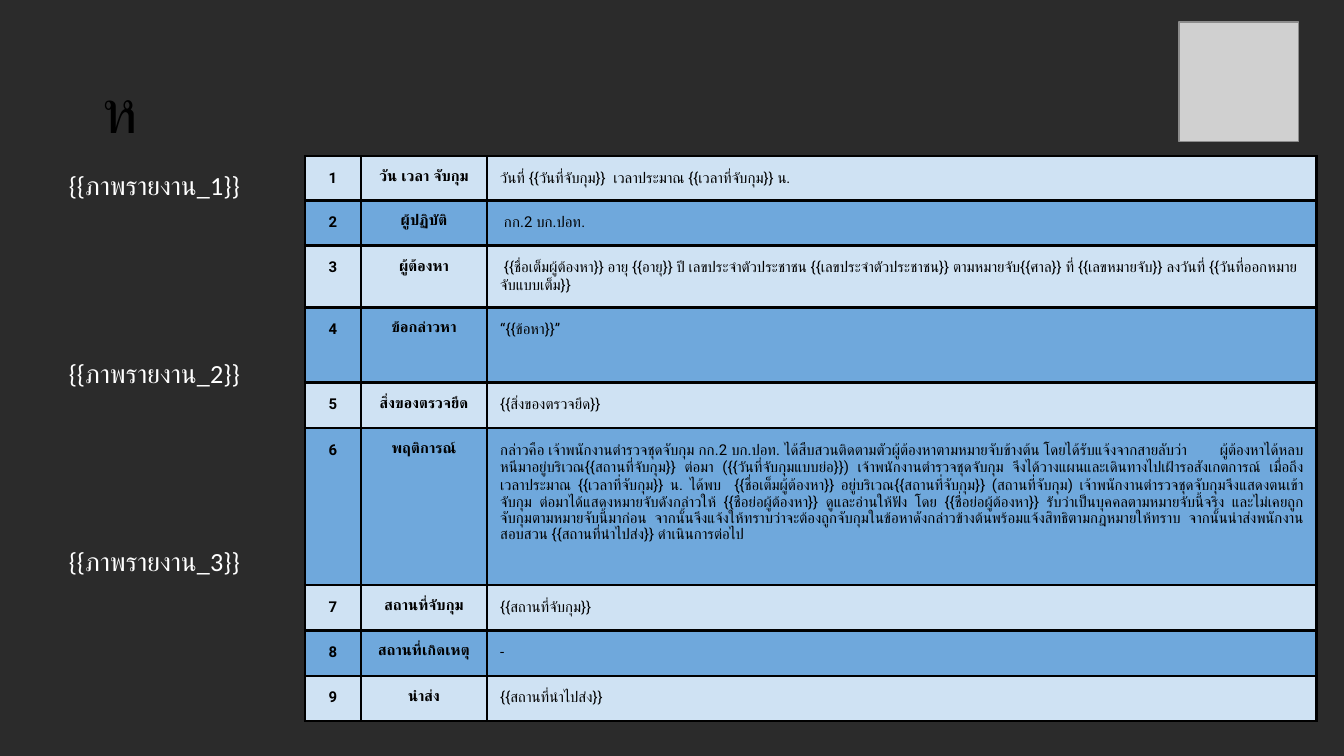
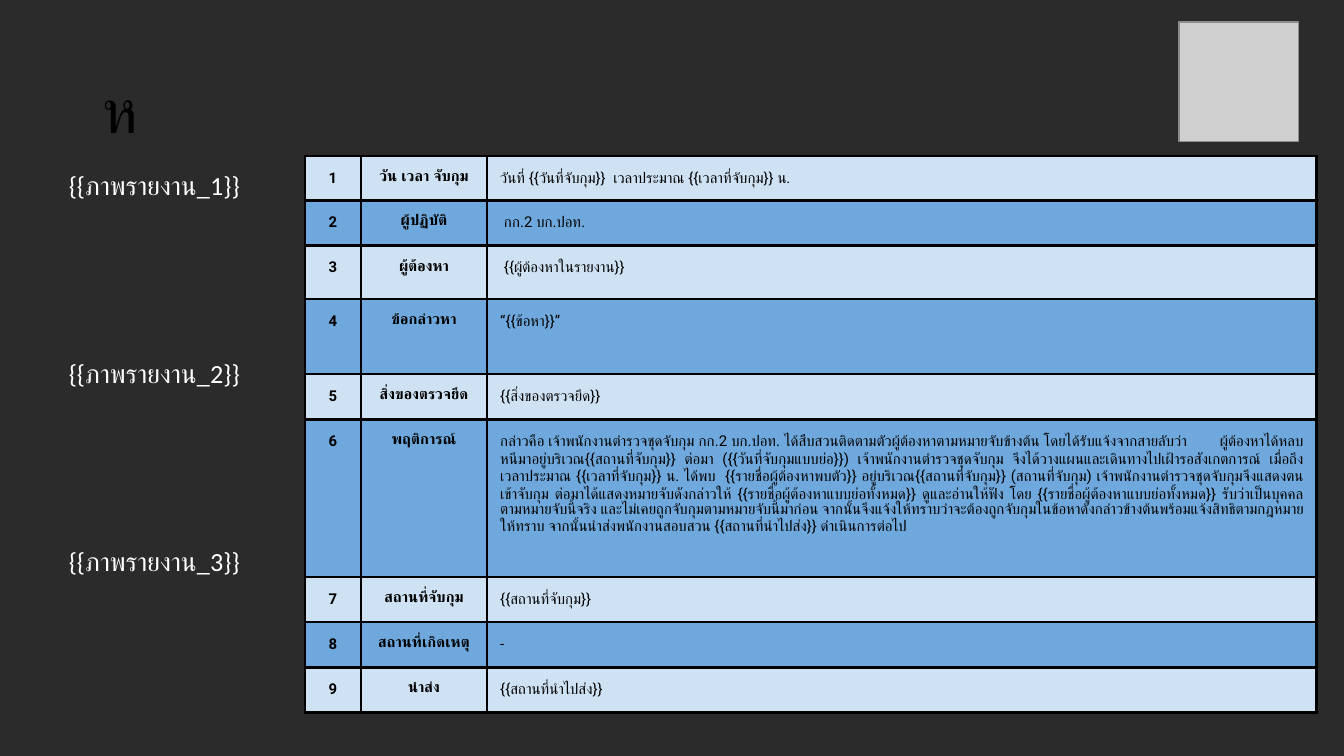
Before and after one commit to mpboonchai/case-tracker-tcsd2, a slide deck: slide 1 of template file/defult template/รายงานการจับกุม_Template.pptx. Drawn at 1344x756 pixels with LibreOffice and Linux fonts; fonts in the diff are those of the drawing; grey boxes stand for pictures; background and template pictures are left out; a plain dark background stands for a picture behind light text. Boxes give left, top, right and bottom in pixels: in the first picture for what was removed or moved away, otherwise in the second. Text is boxed around its words. In the diff, an @@ line names an element or a change of style, - is before the commit and + after.

Commit message:
feat: support multi-suspect batch formatting in arrest record, pptx, and line report

```diff
--- a/template file/defult template/รายงานการจับกุม_Template.pptx
+++ b/template file/defult template/รายงานการจับกุม_Template.pptx
@@ table at bbox=[305, 156, 1317, 746] @@
-row 3, column 3: {{ชื่อเต็มผู้ต้องหา}} อายุ {{อายุ}} ปี เลขประจำตัวประชาชน {{เลขประจำตัวประชาชน}} ตามหมายจับ{{ศาล}} ที่ {{เลขหมายจับ}} ลงวันที่ {{วันที่ออกหมายจับแบบเต็ม}}
+row 3, column 3: {{ผู้ต้องหาในรายงาน}}
-row 6, column 3: กล่าวคือ เจ้าพนักงานตำรวจชุดจับกุม กก.2 บก.ปอท. ได้สืบสวนติดตามตัวผู้ต้องหาตามหมายจับข้างต้น โดยได้รับแจ้งจากสายลับว่า ผู้ต้องหาได้หลบหนีมาอยู่บริเวณ{{สถานที่จับกุม}} ต่อมา ({{วันที่จับกุมแบบย่อ}}) เจ้าพนักงานตำรวจชุดจับกุม จึงได้วางแผนและเดินทางไปเฝ้ารอสังเกตการณ์ เมื่อถึงเวลาประมาณ {{เวลาที่จับกุม}} น. ได้พบ {{ชื่อเต็มผู้ต้องหา}} อยู่บริเวณ{{สถานที่จับกุม}} (สถานที่จับกุม) เจ้าพนักงานตำรวจชุดจับกุมจึงแสดงตนเข้าจับกุม ต่อมาได้แสดงหมายจับดังกล่าวให้ {{ชื่อย่อผู้ต้องหา}} ดูและอ่านให้ฟัง โดย {{ชื่อย่อผู้ต้องหา}} รับว่าเป็นบุคคลตามหมายจับนี้จริง และไม่เคยถูกจับกุมตามหมายจับนี้มาก่อน จากนั้นจึงแจ้งให้ทราบว่าจะต้องถูกจับกุมในข้อหาดังกล่าวข้างต้นพร้อมแจ้งสิทธิตามกฎหมายให้ทราบ จากนั้นนำส่งพนักงานสอบสวน {{สถานที่นำไปส่ง}} ดำเนินการต่อไป
+row 6, column 3: กล่าวคือ เจ้าพนักงานตำรวจชุดจับกุม กก.2 บก.ปอท. ได้สืบสวนติดตามตัวผู้ต้องหาตามหมายจับข้างต้น โดยได้รับแจ้งจากสายลับว่า ผู้ต้องหาได้หลบหนีมาอยู่บริเวณ{{สถานที่จับกุม}} ต่อมา ({{วันที่จับกุมแบบย่อ}}) เจ้าพนักงานตำรวจชุดจับกุม จึงได้วางแผนและเดินทางไปเฝ้ารอสังเกตการณ์ เมื่อถึงเวลาประมาณ {{เวลาที่จับกุม}} น. ได้พบ {{รายชื่อผู้ต้องหาพบตัว}} อยู่บริเวณ{{สถานที่จับกุม}} (สถานที่จับกุม) เจ้าพนักงานตำรวจชุดจับกุมจึงแสดงตนเข้าจับกุม ต่อมาได้แสดงหมายจับดังกล่าวให้ {{รายชื่อผู้ต้องหาแบบย่อทั้งหมด}} ดูและอ่านให้ฟัง โดย {{รายชื่อผู้ต้องหาแบบย่อทั้งหมด}} รับว่าเป็นบุคคลตามหมายจับนี้จริง และไม่เคยถูกจับกุมตามหมายจับนี้มาก่อน จากนั้นจึงแจ้งให้ทราบว่าจะต้องถูกจับกุมในข้อหาดังกล่าวข้างต้นพร้อมแจ้งสิทธิตามกฎหมายให้ทราบ จากนั้นนำส่งพนักงานสอบสวน {{สถานที่นำไปส่ง}} ดำเนินการต่อไป
```
Also in this commit, not shown: 10 other files.
